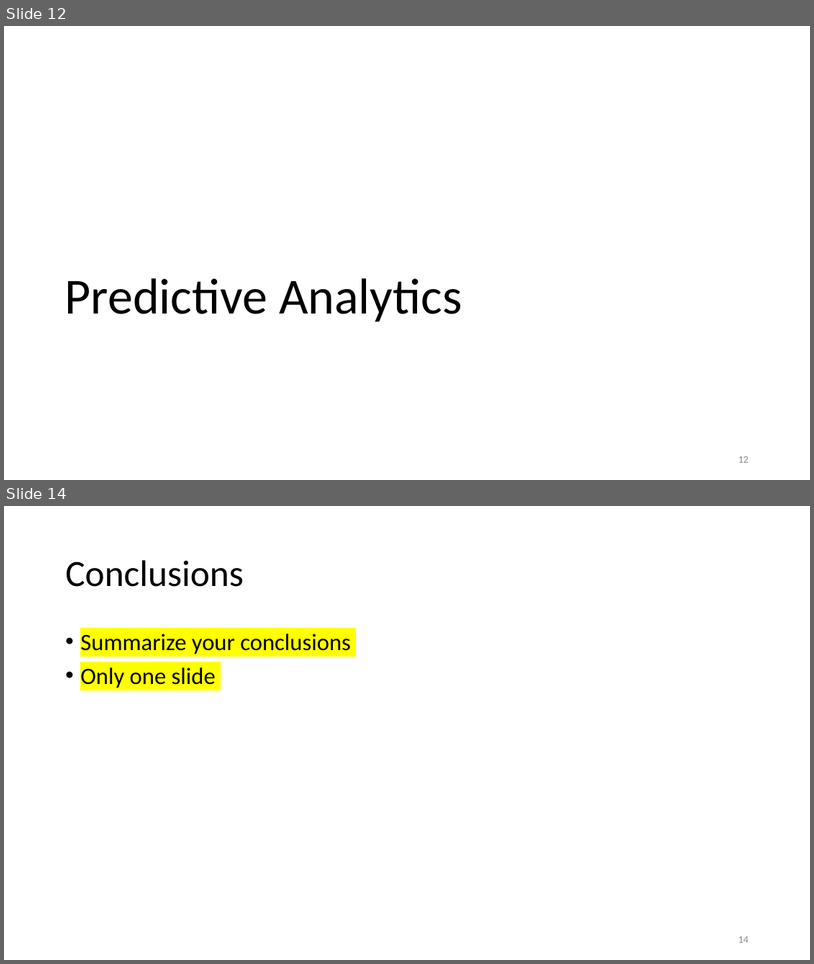
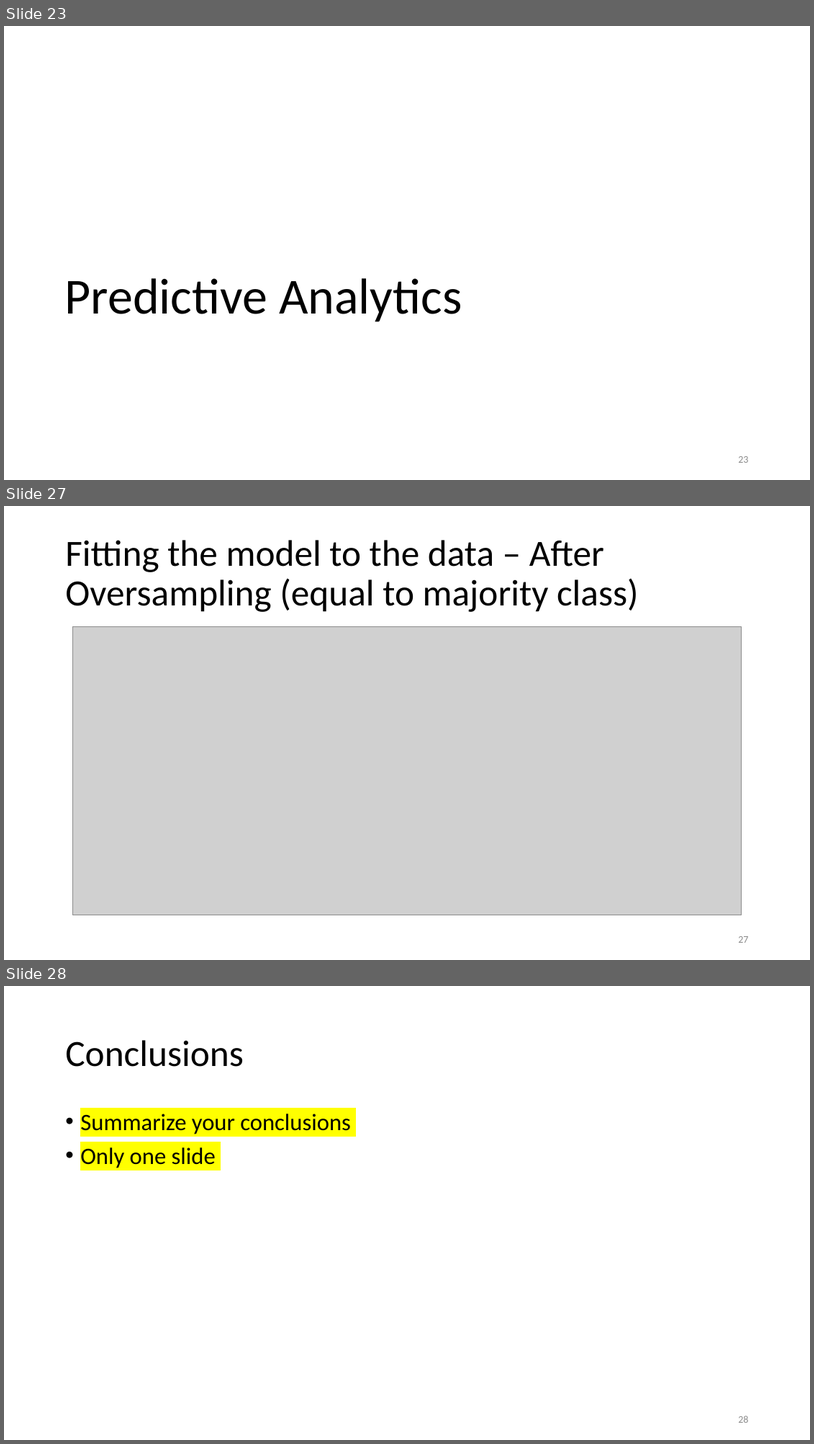
Before and after one commit to MotasemZiad/Oil-Spill-Classification, a slide deck: Presentation/Project Presentation.pptx. Shown one above the other, each under a label of ours: slides 12 and 14 before the commit, slides 23, 27 and 28 after it; the slides between them are not shown. The pictures are 814x964 and 814x1444 pixels, drawn with LibreOffice and Linux fonts; fonts in the diff are those of the drawing; grey boxes stand for pictures. Boxes give left, top, right and bottom in pixels: in the first picture for what was removed or moved away, otherwise in the second. Text is boxed around its words. In the diff, an @@ line names an element or a change of style, - is before the commit and + after.

```diff
--- a/Presentation/Project Presentation.pptx
+++ b/Presentation/Project Presentation.pptx
@@ slide 27 added at [4,506,810,960], background #FFFFFF @@
@@ title added at [65,540,639,612], 44 pt, text #000000 @@
+Fitting the model to the data – After Oversampling (equal to majority class)
@@ picture added at [73,627,742,915] @@
@@ page number added at [738,936,748,942], 12 pt, text #8C8C8C @@
+27
@@ what was slide 12 is now slide 23 @@
@@ page number at [738,456,748,462]: text changed @@
-12
+23
@@ what was slide 14 is now slide 28 @@
@@ page number at [738,1415,748,1422]: text changed @@
-14
+28
```
Also in this commit, not shown: 2 slides changed, 20 other slides added, 6 slides removed, 7 other files.
